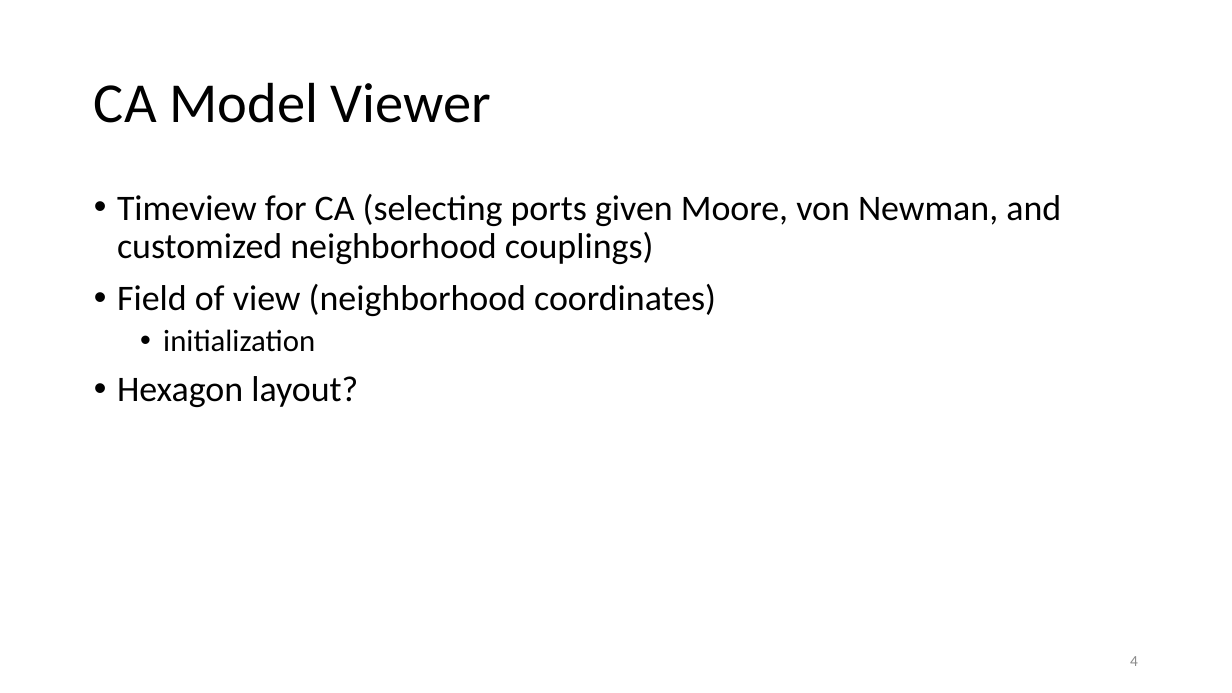
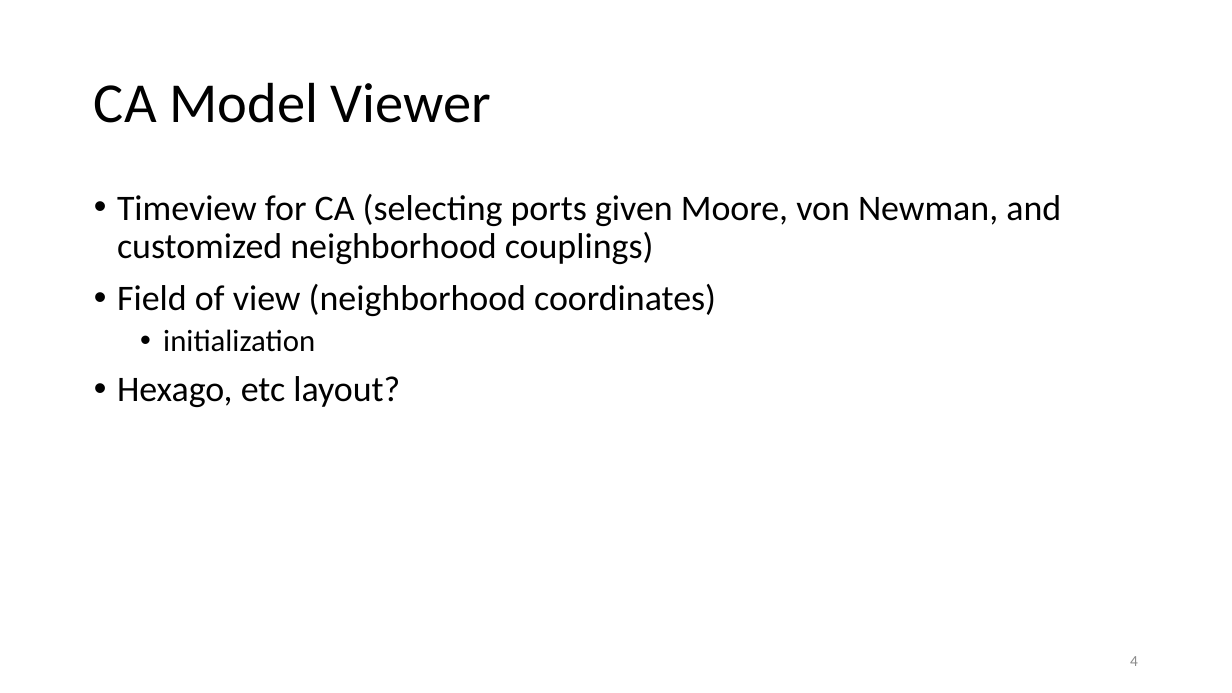
Before and after one commit to imchaozhang/DEVS-CA-3.1, a slide deck: slide 4 of CA M&S in DEVS-Suite Simulator v1.pptx. Drawn at 1232x693 pixels with LibreOffice and Linux fonts; fonts in the diff are those of the drawing. Boxes give left, top, right and bottom in pixels: in the first picture for what was removed or moved away, otherwise in the second. Text is boxed around its words. In the diff, an @@ line names an element or a change of style, - is before the commit and + after.

```diff
--- a/CA M&S in DEVS-Suite Simulator v1.pptx
+++ b/CA M&S in DEVS-Suite Simulator v1.pptx
@@ text at <box>117,376,400,407</box>: text changed @@
-• Hexagon layout?
+• Hexago, etc layout?
```
Also in this commit, not shown: 5 other slides changed.
